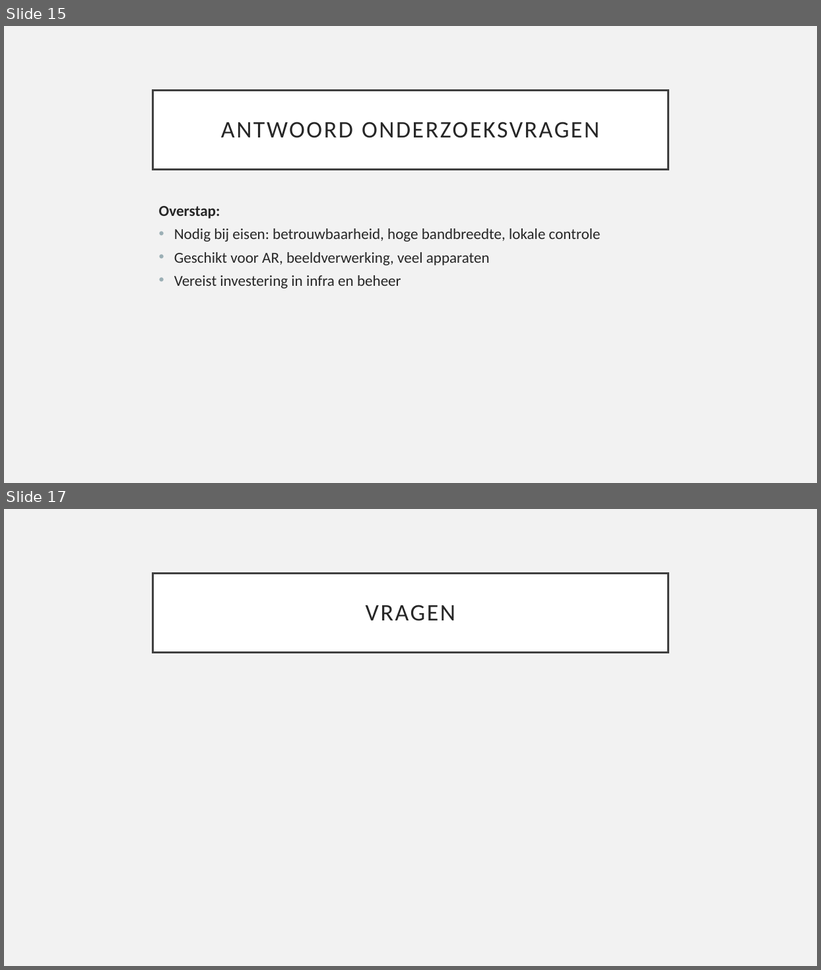
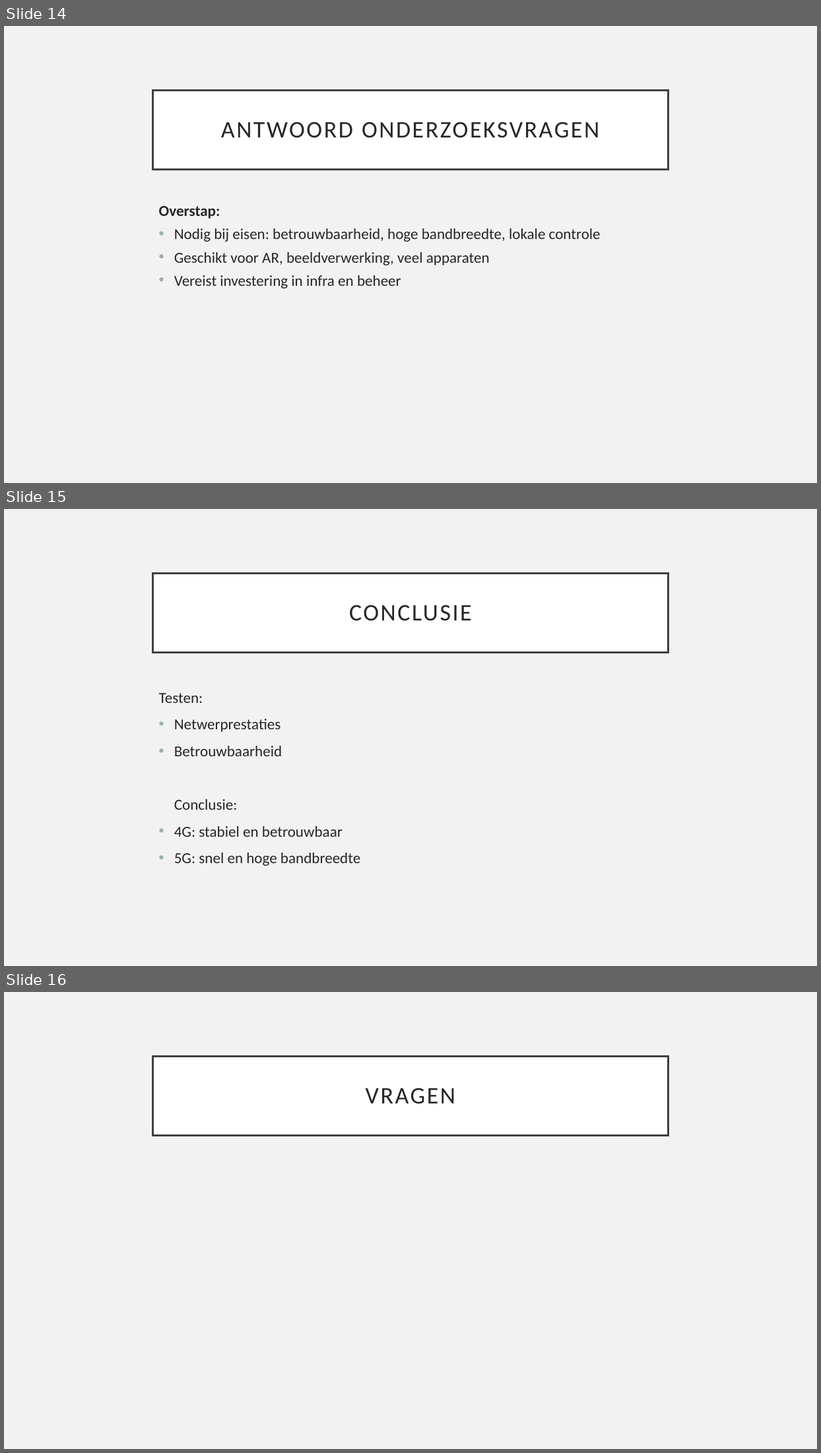
Before and after one commit to JanDeSomviele/Bachelorproef2025, a slide deck: Bachelorproef2025JanDeSomviele.odp. Shown one above the other, each under a label of ours: slides 15 and 17 before the commit, slides 14, 15 and 16 after it; the slides between them are not shown. The pictures are 821x970 and 821x1453 pixels, drawn with LibreOffice and Linux fonts; fonts in the diff are those of the drawing. Boxes give left, top, right and bottom in pixels: in the first picture for what was removed or moved away, otherwise in the second. Text is boxed around its words. In the diff, an @@ line names an element or a change of style, - is before the commit and + after.

```diff
--- a/Bachelorproef2025JanDeSomviele.odp
+++ b/Bachelorproef2025JanDeSomviele.odp
@@ slide 15 added at box(4, 509, 817, 966), background #F2F2F2 @@
@@ title added at box(153, 574, 668, 653), fill #FFFFFF, outline #404040 2.49 pt, 28 pt, text #262626 @@
+CONCLUSIE
@@ text added at box(159, 693, 360, 866), 18 pt, text #262626 @@
+Testen:
+• Netwerprestaties
+• Betrouwbaarheid
+Conclusie:
+• 4G: stabiel en betrouwbaar
+• 5G: snel en hoge bandbreedte
@@ what was slide 15 is now slide 14 @@
@@ what was slide 17 is now slide 16 @@
```
Also in this commit, not shown: 2 slides removed, 1 other file.
